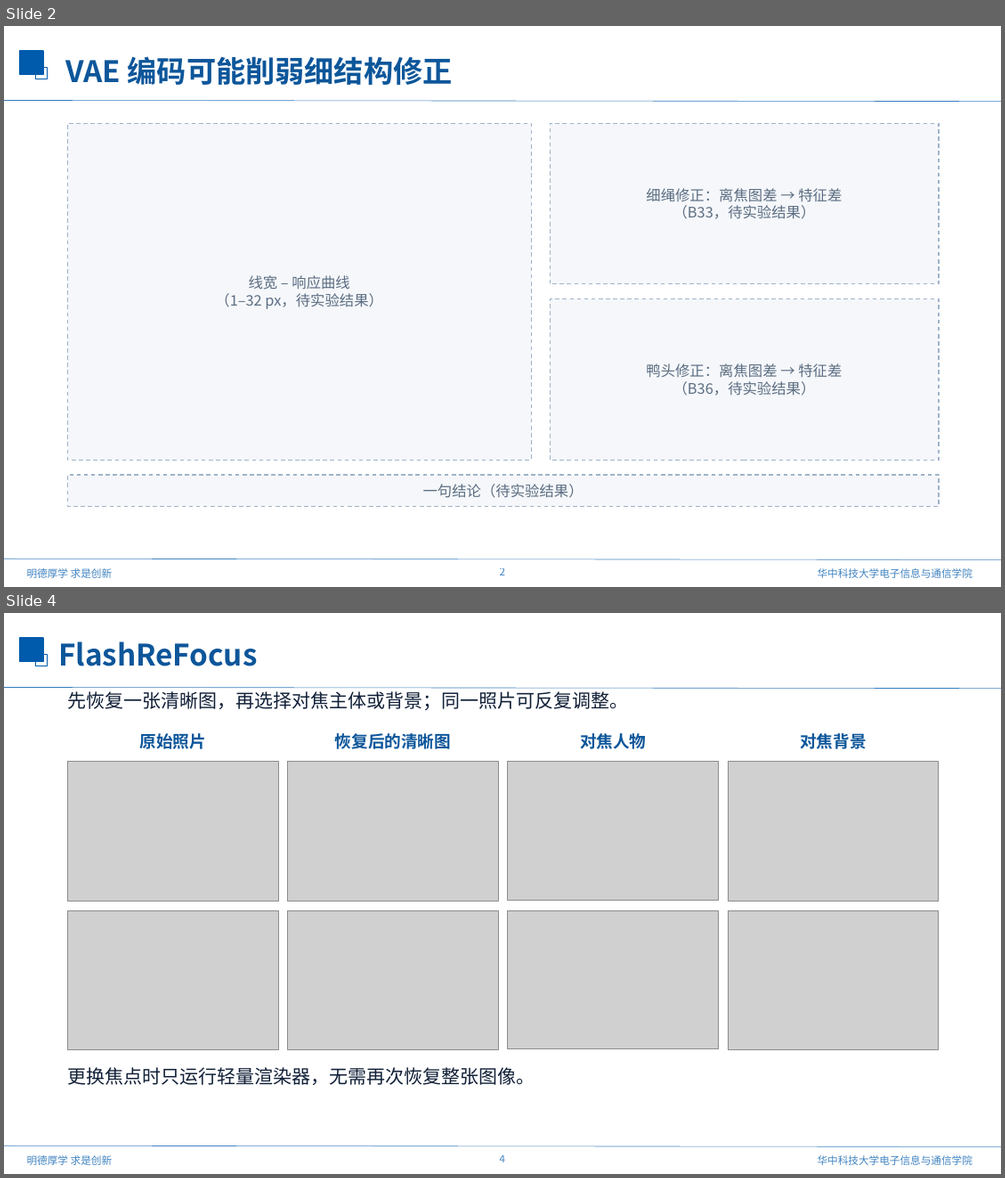
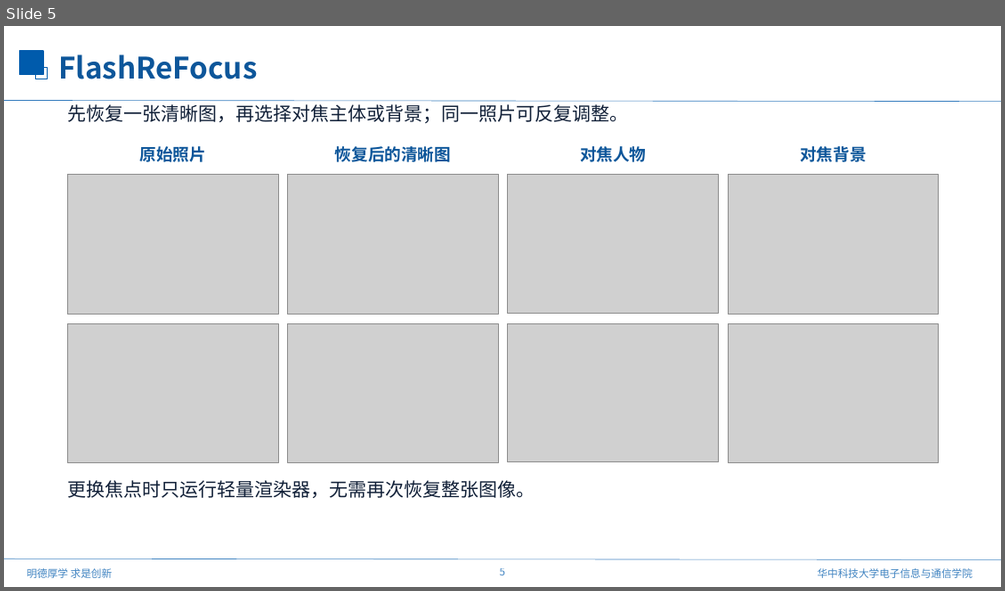
Before and after one commit to mengmcy1/OPPO-depth-guided-video-bokeh, a slide deck: 汇报/2026-10-23_ATB进展与FlashReFocus/FlashReFocus_论文介绍_1023.pptx. Shown one above the other, each under a label of ours: slides 2 and 4 before the commit, slide 5 after it; the slides between them are not shown. The pictures are 1005x1178 and 1005x591 pixels, drawn with LibreOffice and Linux fonts; fonts in the diff are those of the drawing; grey boxes stand for pictures; background and template pictures are left out. Boxes give left, top, right and bottom in pixels: in the first picture for what was removed or moved away, otherwise in the second. Text is boxed around its words. In the diff, an @@ line names an element or a change of style, - is before the commit and + after.

```diff
--- a/汇报/2026-10-23_ATB进展与FlashReFocus/FlashReFocus_论文介绍_1023.pptx
+++ b/汇报/2026-10-23_ATB进展与FlashReFocus/FlashReFocus_论文介绍_1023.pptx
@@ slide 2 removed at [4,26,1001,587], background #FFFFFF; not listed: 7 template elements that a slide beside it also shows @@
@@ text removed at [66,56,453,85] @@
-VAE 编码可能削弱细结构修正
@@ rectangle removed at [67,123,531,459] @@
-线宽 – 响应曲线
-（1–32 px，待实验结果）
@@ rectangle removed at [550,123,938,284] @@
-细绳修正：离焦图差 → 特征差
-（B33，待实验结果）
@@ rectangle removed at [550,299,938,459] @@
-鸭头修正：离焦图差 → 特征差
-（B36，待实验结果）
@@ rectangle removed at [67,475,938,506] @@
-一句结论（待实验结果）
@@ what was slide 4 is now slide 5 @@
@@ page number at [500,568,505,575]: text changed @@
-4
+5
```
Also in this commit, not shown: 4 slides added, 2 other slides removed, 2 other files.
